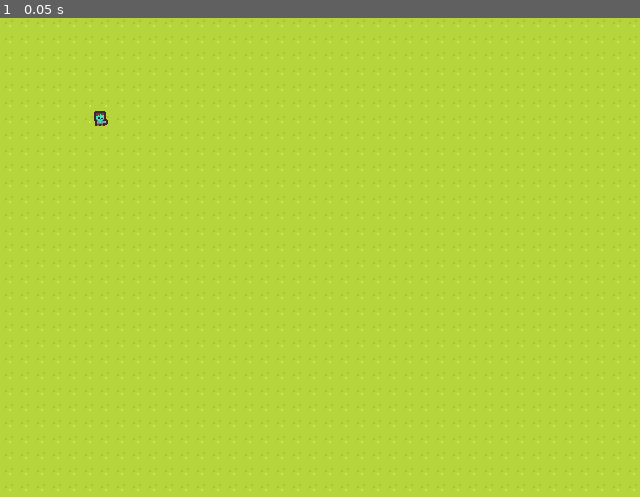
Above: before the commit, frame 1.
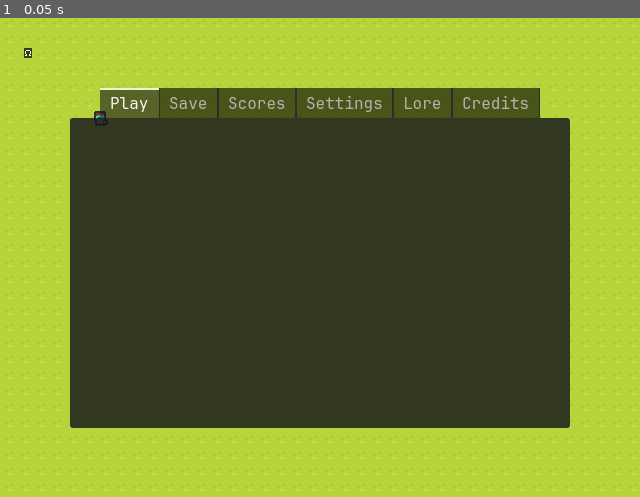
Above: after the commit, the same moment.

Repository: jackokring/here
Game: Godot game, scene res://Scenes/main.tscn
Same seed, same stepped clock (60 frames per second), same inputs: the game is played once before the commit and once after it.
Inputs:
- Up to frame 1 (0.05 s): no input

The runs differ from the first frame. In frame 1, 55% of the frame differs, in the area x 3-90%, y 6-86%.

Commit message:
scaffold

Diff:
--- a/Scenes/main.tscn
+++ b/Scenes/main.tscn
@@ -1,10 +1,13 @@
-[gd_scene load_steps=17 format=4 uid="uid://c4nudo6vvy8m1"]
+[gd_scene load_steps=20 format=4 uid="uid://c4nudo6vvy8m1"]
 
 [ext_resource type="Script" path="res://Scripts/main.gd" id="1_wci3j"]
+[ext_resource type="Script" path="res://Scripts/gui.gd" id="2_hqccx"]
+[ext_resource type="FontFile" uid="uid://bjdm0udpv2bhc" path="res://Fonts/JetBrainsMonoNLNerdFont-Regular.ttf" id="2_jn31b"]
 [ext_resource type="Texture2D" uid="uid://bv466uswmlpom" path="res://Tiles/zx.png" id="3_6irwk"]
 [ext_resource type="Script" path="res://Scripts/sky.gd" id="3_7xf4d"]
 [ext_resource type="Texture2D" uid="uid://c2nnwr635tk2h" path="res://Tiles/animals.png" id="4_43amk"]
 [ext_resource type="Script" path="res://Scripts/player.gd" id="4_lmpai"]
+[ext_resource type="Script" path="res://Scripts/overlay.gd" id="5_c6khe"]
 [ext_resource type="Texture2D" uid="uid://dismjjnhb13hj" path="res://Tiles/field.png" id="6_hf1i6"]
 [ext_resource type="Script" path="res://Scripts/field.gd" id="6_yw450"]
 
@@ -256,17 +259,73 @@
 [node name="Main" type="Node2D"]
 script = ExtResource("1_wci3j")
 
+[node name="GUI" type="TabContainer" parent="."]
+z_index = 4
+z_as_relative = false
+anchors_preset = 8
+anchor_left = 0.5
+anchor_top = 0.5
+anchor_right = 0.5
+anchor_bottom = 0.5
+offset_left = 70.0
+offset_top = 70.0
+offset_right = 570.0
+offset_bottom = 410.0
+grow_horizontal = 2
+grow_vertical = 2
+theme_override_constants/outline_size = 0
+theme_override_constants/side_margin = 4
+theme_override_fonts/font = ExtResource("2_jn31b")
+theme_override_font_sizes/font_size = 16
+tab_alignment = 1
+current_tab = 0
+script = ExtResource("2_hqccx")
+
+[node name="Play" type="PanelContainer" parent="GUI"]
+layout_mode = 2
+metadata/_tab_index = 0
+
+[node name="Save" type="PanelContainer" parent="GUI"]
+visible = false
+layout_mode = 2
+metadata/_tab_index = 1
+
+[node name="Scores" type="PanelContainer" parent="GUI"]
+visible = false
+layout_mode = 2
+metadata/_tab_index = 2
+
+[node name="Settings" type="PanelContainer" parent="GUI"]
+visible = false
+layout_mode = 2
+metadata/_tab_index = 3
+
+[node name="Lore" type="PanelContainer" parent="GUI"]
+visible = false
+layout_mode = 2
+metadata/_tab_index = 4
+
+[node name="Credits" type="PanelContainer" parent="GUI"]
+visible = false
+layout_mode = 2
+metadata/_tab_index = 5
+
 [node name="Sky" type="TileMapLayer" parent="."]
-z_index = 4
+z_index = 3
+z_as_relative = false
 tile_set = SubResource("TileSet_okgd7")
 script = ExtResource("3_7xf4d")
 
 [node name="Overlay" type="TileMapLayer" parent="."]
-z_index = 3
+z_index = 2
+z_as_relative = false
+tile_map_data = PackedByteArray("AAADAAMAAAAAAAAAAAA=")
 tile_set = SubResource("TileSet_1i56d")
+script = ExtResource("5_c6khe")
 
 [node name="Player" type="RigidBody2D" parent="."]
-z_index = 2
+z_index = 1
+z_as_relative = false
 position = Vector2(100, 100)
 collision_layer = 2
 physics_material_override = SubResource("PhysicsMaterial_v8vsl")
@@ -291,6 +350,7 @@
 [node name="AudioStreamPlayer2D" type="AudioStreamPlayer2D" parent="Player"]
 
 [node name="Field" type="TileMapLayer" parent="."]
+z_as_relative = false
 tile_map_data = PackedByteArray("AAAAAAAAAQACAAEAAAAAAAEAAQACAAEAAAAAAAIAAQACAAEAAAAAAAMAAQACAAEAAAAAAAQAAQACAAEAAAAAAA …(21424 unchanged characters)…
 tile_set = SubResource("TileSet_h565u")
 script = ExtResource("6_yw450")
--- /dev/null
+++ b/Scripts/gui.gd
@@ -0,0 +1,11 @@
+extends TabContainer
+
+
+# Called when the node enters the scene tree for the first time.
+func _ready() -> void:
+	pass # Replace with function body.
+
+
+# Called every frame. 'delta' is the elapsed time since the previous frame.
+func _process(delta: float) -> void:
+	pass
Binary file added: Fonts/JetBrainsMonoNLNerdFont-Regular.ttf
Not shown, added: Fonts/JetBrainsMonoNLNerdFont-Regular.ttf.import
Binary file changed: Tiles/zx.png
Not shown, changed: Tiles/zx.xcf
